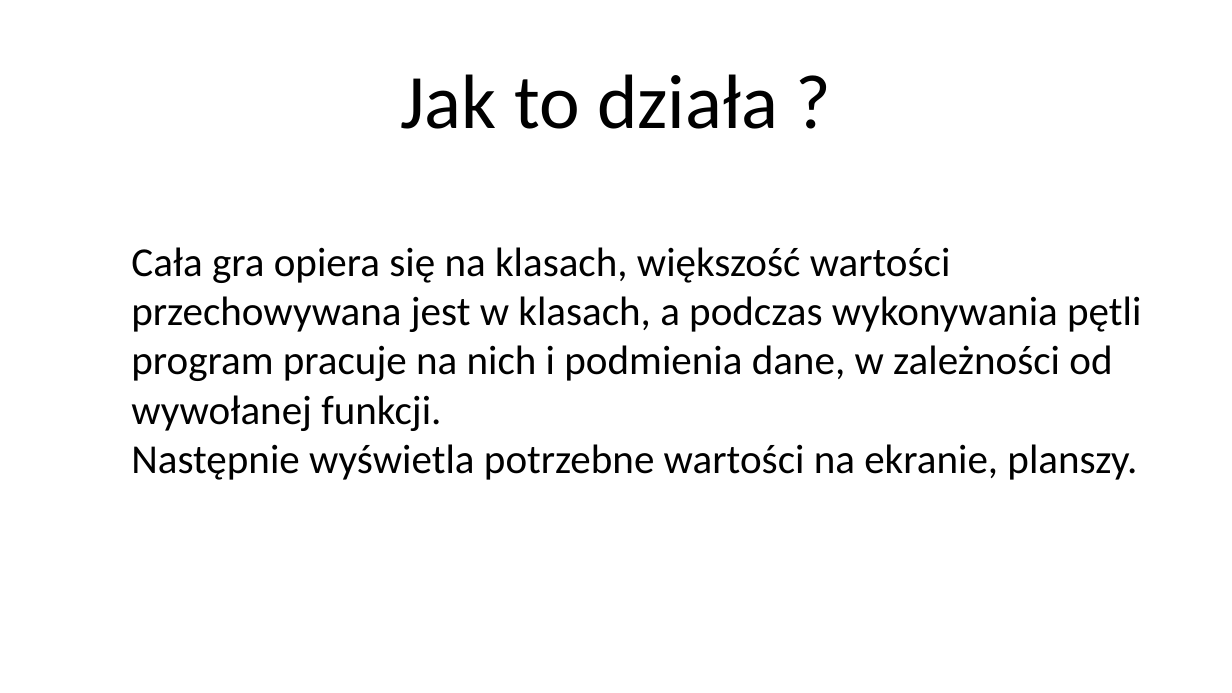
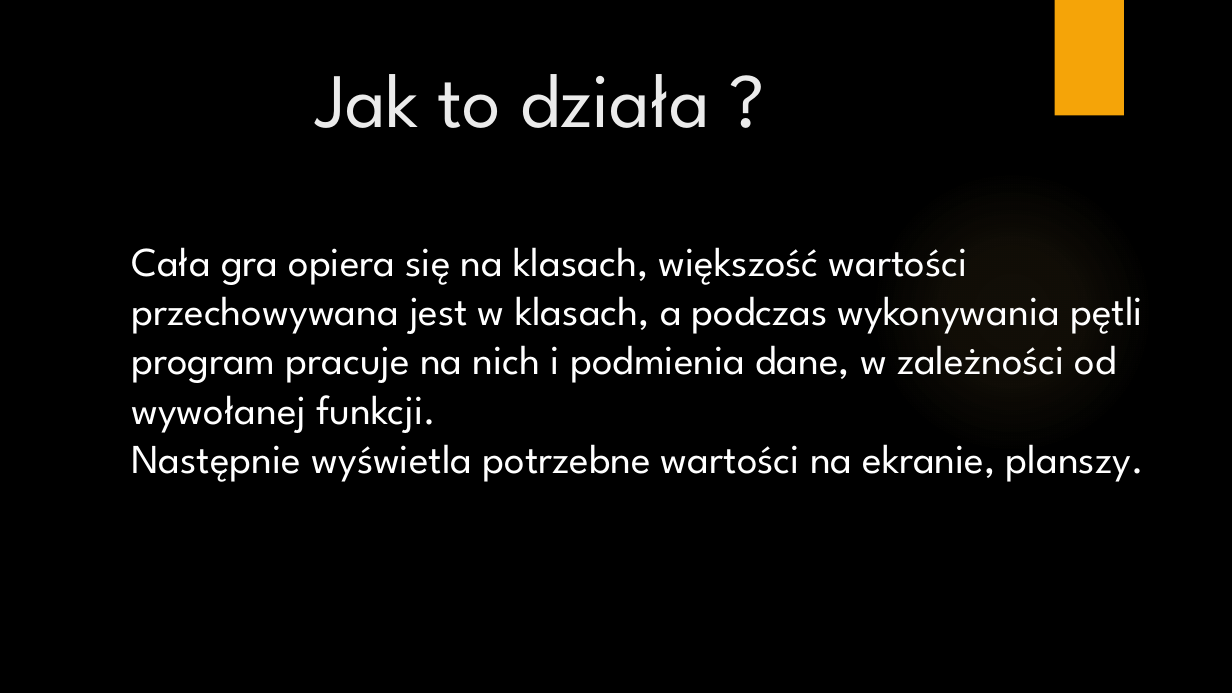
Before and after one commit to DarthSiwy/projekt-w-jezyku-skryptowym-, a slide deck: slide 5 of Projekt w jezyku skryptowym/Monopoly Final.pptx. Drawn at 1232x693 pixels with LibreOffice and Linux fonts; fonts in the diff are those of the drawing; background and template pictures are left out. Boxes give left, top, right and bottom in pixels: in the first picture for what was removed or moved away, otherwise in the second. Text is boxed around its words. In the diff, an @@ line names an element or a change of style, - is before the commit and + after.

```diff
--- a/Projekt w jezyku skryptowym/Monopoly Final.pptx
+++ b/Projekt w jezyku skryptowym/Monopoly Final.pptx
@@ background #FFFFFF to picture (left out) @@
@@ rectangle added at <box>1055,0,1124,116</box>, fill #F5A408 @@
@@ title "Jak to działa ?": place and size @@
-title "Jak to działa ?" at <box>400,74,778,129</box>
+title "Jak to działa ?" at <box>316,74,710,128</box>
@@ title "Jak to działa ?" at <box>316,74,710,128</box>: font Calibri to League Spartan, text colour #000000 to #EBEBEB; line spacing 0.9 to 1; vertical alignment middle to top @@
@@ ellipse added at <box>870,169,1154,454</box>, fill gradient #FAC96A @@
@@ text "Cała gra opiera się na ..." at <box>131,247,1144,482</box>: font Calibri to League Spartan, text colour #000000 to #FFFFFF @@
```
Also in this commit, not shown: 5 other slides changed.
